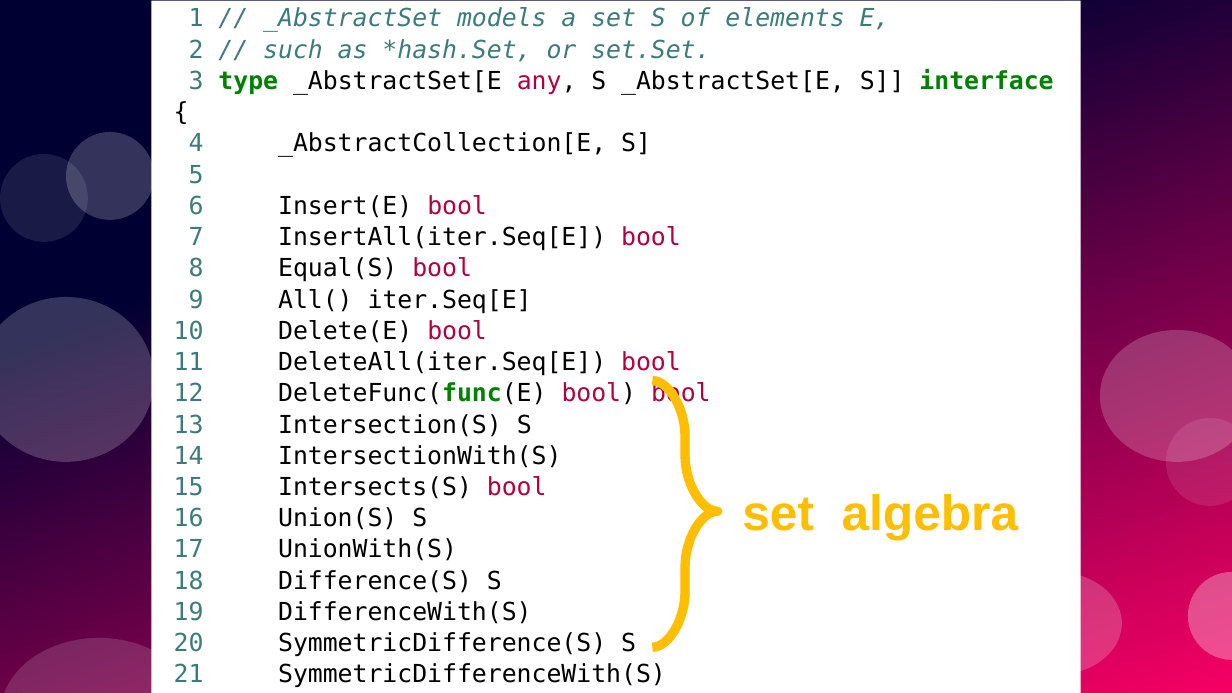
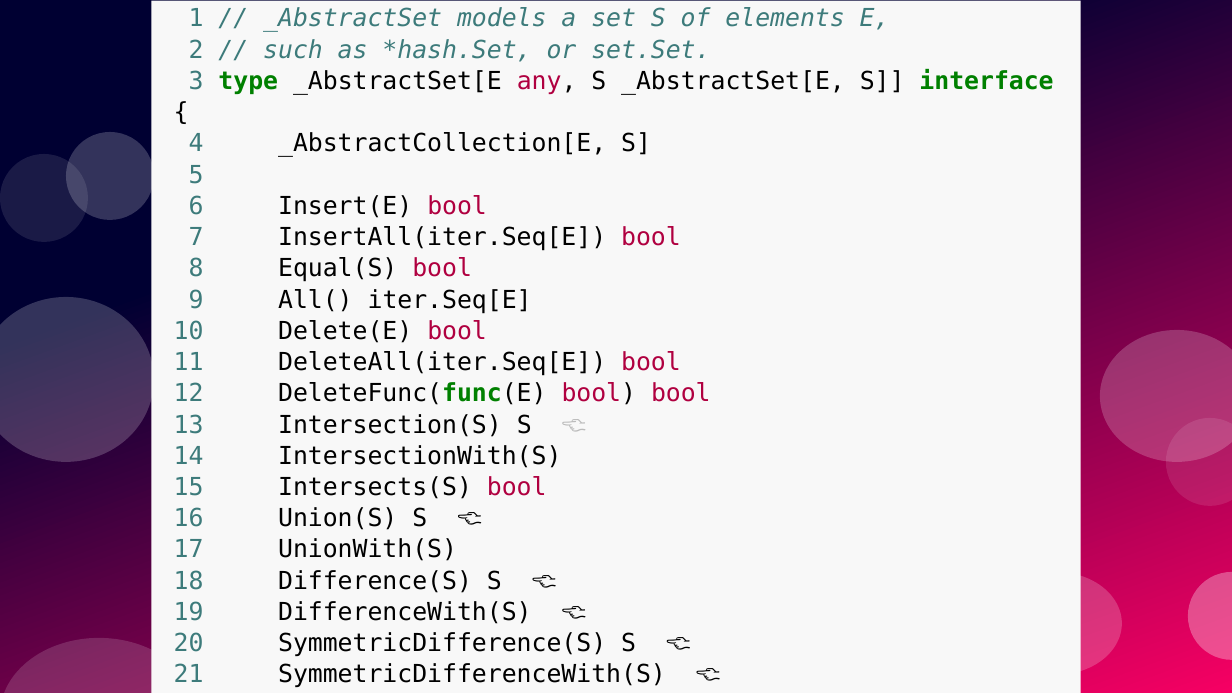
Before and after one commit to ramalho/sets-in-go, a slide deck: slide 47 of sets-in-go.odp (slide 42 before the commit). Drawn at 1232x693 pixels with LibreOffice and Linux fonts; fonts in the diff are those of the drawing. Boxes give left, top, right and bottom in pixels: in the first picture for what was removed or moved away, otherwise in the second. Text is boxed around its words. In the diff, an @@ line names an element or a change of style, - is before the commit and + after.

Commit message:
updated slides

```diff
--- a/sets-in-go.odp
+++ b/sets-in-go.odp
@@ text "1 // _AbstractSet models a ..." at [151,1,1080,693]: fill #FFFFFF to #F8F8F8 @@
@@ freeform shape removed at [653,381,718,648] @@
@@ text removed at [742,494,1019,540] @@
-set algebra
@@ text at [174,570,666,687]: text changed @@
-18 Difference(S) S
-19 DifferenceWith(S)
-20 SymmetricDifference(S) S
-21 SymmetricDifferenceWith(S)
+18 Difference(S) S 👈
+19 DifferenceWith(S) 👈
+20 SymmetricDifference(S) S 👈
+21 SymmetricDifferenceWith(S) 👈
```
Also in this commit, not shown: 3 other slides changed, 7 slides added, 1 other file.
